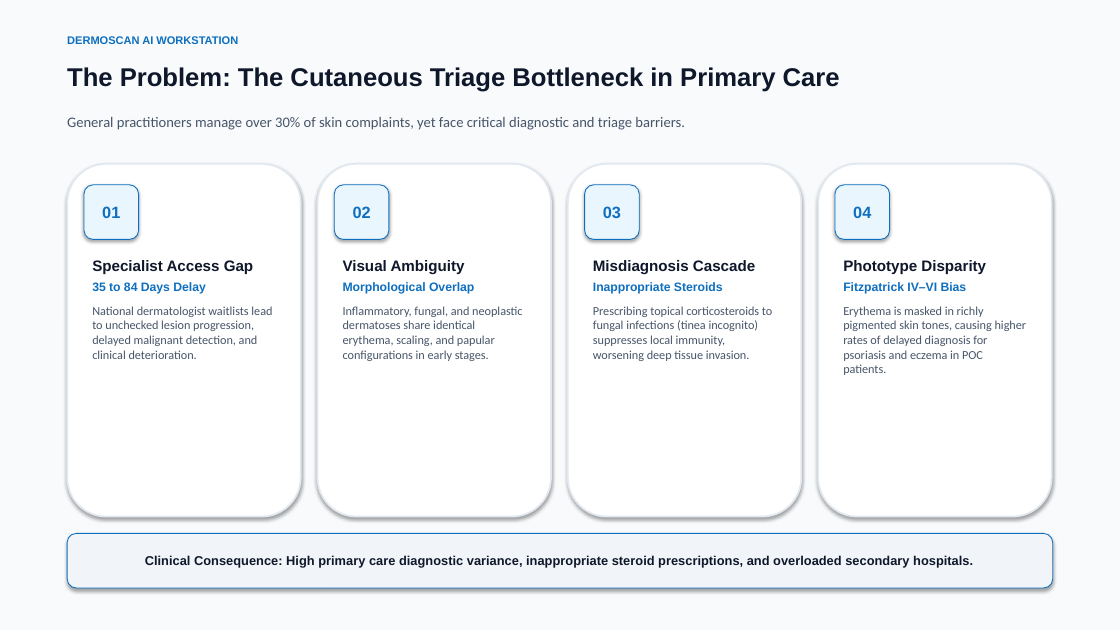
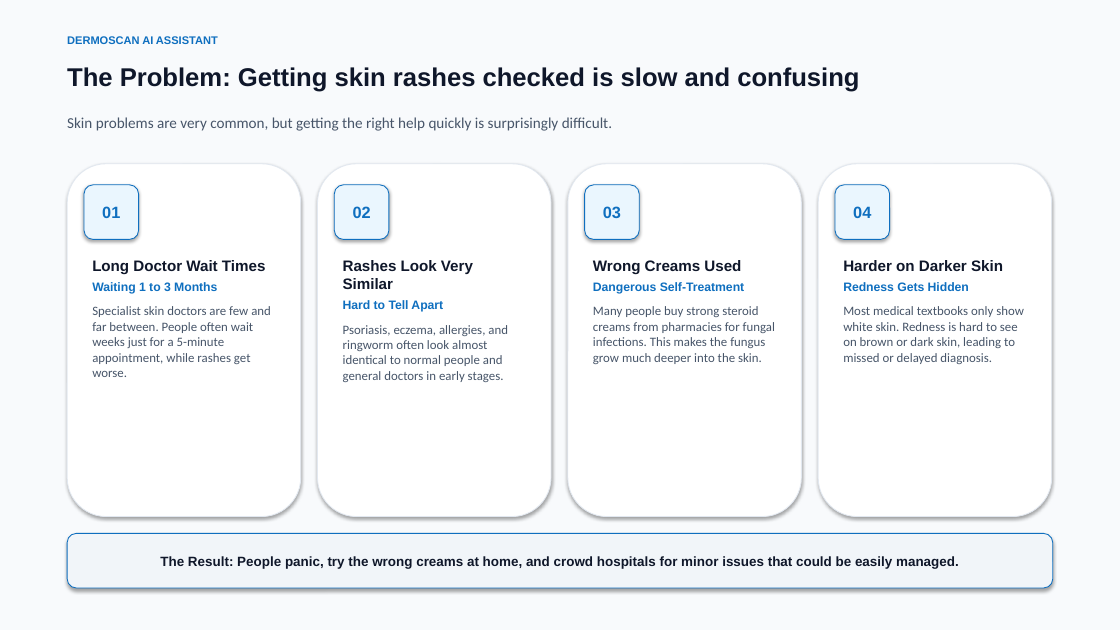
Before and after one commit to vijayesh26/Dermo-Scan-, a slide deck: slide 2 of DERMO_SCAN_PROJECT_PRESENTATION.pptx. Drawn at 1120x630 pixels with LibreOffice and Linux fonts; fonts in the diff are those of the drawing. Boxes give left, top, right and bottom in pixels: in the first picture for what was removed or moved away, otherwise in the second. Text is boxed around its words. In the diff, an @@ line names an element or a change of style, - is before the commit and + after.

```diff
--- a/DERMO_SCAN_PROJECT_PRESENTATION.pptx
+++ b/DERMO_SCAN_PROJECT_PRESENTATION.pptx
@@ text at (67, 36, 218, 44): text changed @@
-DERMOSCAN AI WORKSTATION
+DERMOSCAN AI ASSISTANT
@@ text at (67, 67, 859, 92): text changed @@
-The Problem: The Cutaneous Triage Bottleneck in Primary Care
+The Problem: Getting skin rashes checked is slow and confusing
@@ text at (67, 117, 612, 131): text changed; size 12.5 to 13 pt @@
-General practitioners manage over 30% of skin complaints, yet face critical diagnostic and triage barriers.
+Skin problems are very common, but getting the right help quickly is surprisingly difficult.
@@ outline #E2E8F0 1.5 pt to #E2E8F0 0.75 pt in 4 elements at (318, 164, 551, 517), (568, 164, 802, 517), (818, 164, 1052, 517), (67, 164, 301, 517) @@
@@ text at (92, 260, 271, 377): text changed; size 10.5 to 11 pt @@
-Specialist Access Gap
-35 to 84 Days Delay
-National dermatologist waitlists lead to unchecked lesion progression, delayed malignant detection, and clinical deterioration.
+Long Doctor Wait Times
+Waiting 1 to 3 Months
+Specialist skin doctors are few and far between. People often wait weeks just for a 5-minute appointment, while rashes get worse.
@@ text at (343, 260, 508, 382): text changed; size 10.5 to 11 pt @@
-Visual Ambiguity
-Morphological Overlap
-Inflammatory, fungal, and neoplastic dermatoses share identical erythema, scaling, and papular configurations in early stages.
+Rashes Look Very Similar
+Hard to Tell Apart
+Psoriasis, eczema, allergies, and ringworm often look almost identical to normal people and general doctors in early stages.
@@ text at (593, 260, 775, 364): text changed; size 10.5 to 11 pt @@
-Misdiagnosis Cascade
-Inappropriate Steroids
-Prescribing topical corticosteroids to fungal infections (tinea incognito) suppresses local immunity, worsening deep tissue invasion.
+Wrong Creams Used
+Dangerous Self-Treatment
+Many people buy strong steroid creams from pharmacies for fungal infections. This makes the fungus grow much deeper into the skin.
@@ text at (843, 260, 1024, 364): text changed; size 10.5 to 11 pt @@
-Phototype Disparity
-Fitzpatrick IV–VI Bias
-Erythema is masked in richly pigmented skin tones, causing higher rates of delayed diagnosis for psoriasis and eczema in POC patients.
+Harder on Darker Skin
+Redness Gets Hidden
+Most medical textbooks only show white skin. Redness is hard to see on brown or dark skin, leading to missed or delayed diagnosis.
@@ text in rounded rectangle at (160, 556, 959, 569): text changed; size 11 to 11.5 pt @@
-Clinical Consequence: High primary care diagnostic variance, inappropriate steroid prescriptions, and overloaded secondary hospitals.
+The Result: People panic, try the wrong creams at home, and crowd hospitals for minor issues that could be easily managed.
```
Also in this commit, not shown: 9 other slides changed, 3 slides added, 3 slides removed, 1 other file.
